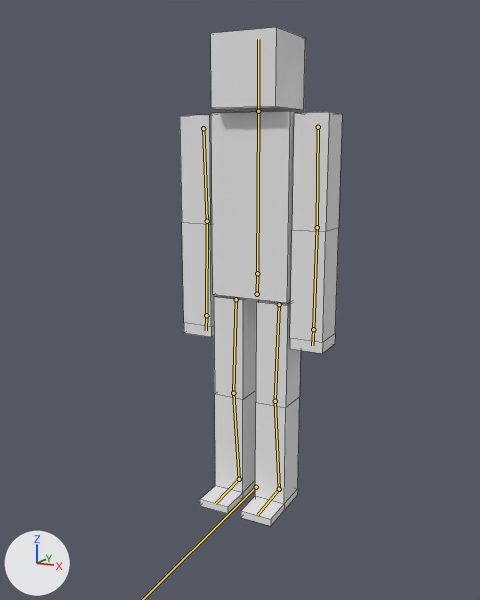
The Blender file CubeDude.blend, before and after one commit.
Rendered twice from a 50 mm camera at (1.26, -2.58, 1.6) aimed at (-0.05, -0.06, 0.95). Lighting does not change. The marker at lower left points along +X, +Y and +Z. The bones that bend it are drawn over the model as lines. Mesh edges are drawn as thin lines.

The first picture shows 'CubeDude'.
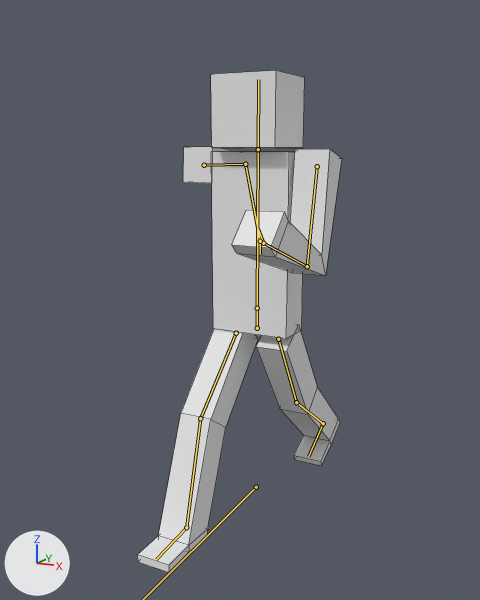
The newer file adds an action. The first version stands in its rest pose; the second is drawn at frame 12 of the action 'Walk'.

Changed parts and their boxes [x1, y1, x2, y2] in the pictures (480 x 600 px):
'CubeDude', posed (26% wider)
    before: [180, 27, 342, 526]
    after: [138, 71, 342, 573]
bone 'Hips', root to tip
    before: (257, 294) to (257, 273)
    after: (257, 328) to (257, 308)

The edits, one by one:
Bone 'Leg.IK.L' (bone_leg_ik_l) moves from (0.0, 0.0, 0.0) to (0.0, 0.578, -0.106).
Bone 'Leg.IK.L' (bone_leg_ik_l) turns from (0, 0, 0) to (-23, 0, 0) degrees about its own x, y and z.
Bone 'Arm.IK.L' (bone_arm_ik_l) moves from (0.0, 0.0, 0.0) to (0.0, -0.538, 0.561).
Bone 'Leg.IK.R' (bone_leg_ik_r) moves from (0.0, 0.0, 0.0) to (0.0, -0.476, 0.0).
Bone 'Arm.IK.R' (bone_arm_ik_r) moves from (0.0, 0.0, 0.0) to (0.0, 0.572, 0.279).
Bone 'Hips' (bone_hips) moves from (0.0, 0.0, 0.0) to (0.0, -0.155, 0.0).
